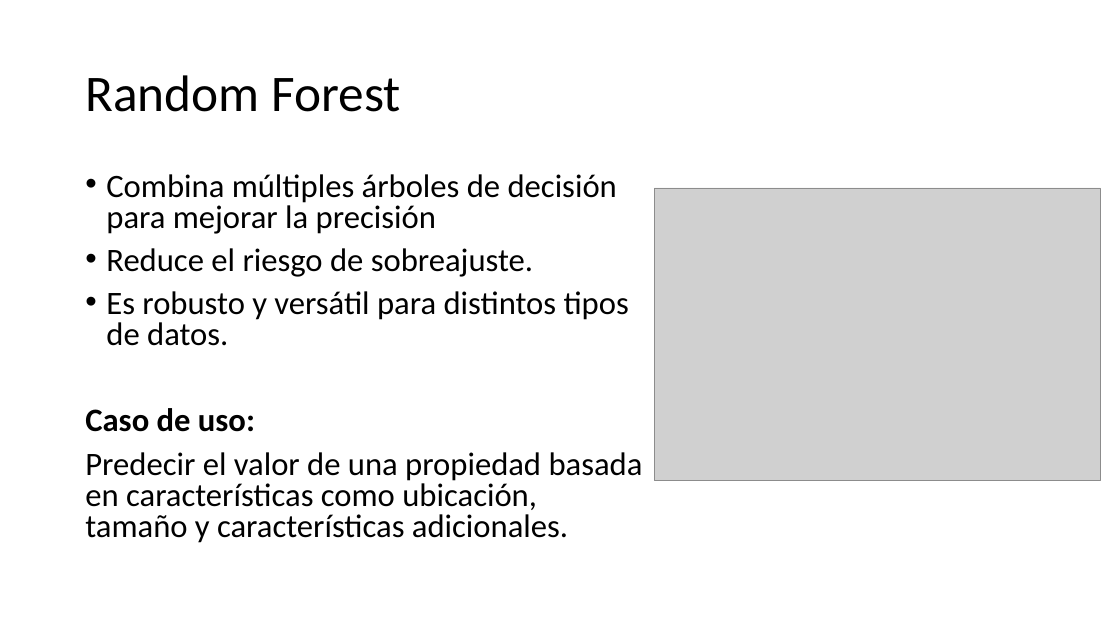
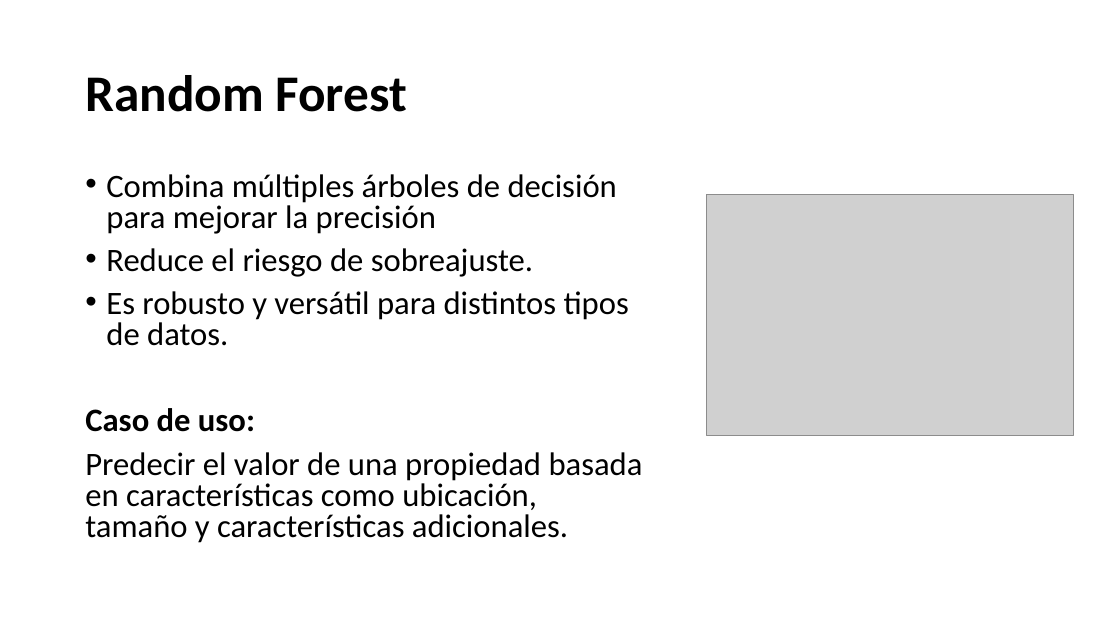
Before and after one commit to 26-jorge-01/ML-Basics, a slide deck: slide 28 of 2. Clasificacion_y_regresion/2-3. Regresion Clasificación, y Metricas.pptx. Drawn at 1120x630 pixels with LibreOffice and Linux fonts; fonts in the diff are those of the drawing; grey boxes stand for pictures. Boxes give left, top, right and bottom in pixels: in the first picture for what was removed or moved away, otherwise in the second. Text is boxed around its words. In the diff, an @@ line names an element or a change of style, - is before the commit and + after.

```diff
--- a/2. Clasificacion_y_regresion/2-3. Regresion Clasificación, y Metricas.pptx
+++ b/2. Clasificacion_y_regresion/2-3. Regresion Clasificación, y Metricas.pptx
@@ title "Random Forest" at (x1=85, y1=75, x2=407, y2=112): bold on @@
@@ picture resized from (x1=655, y1=188, x2=1101, y2=481) to (x1=707, y1=194, x2=1074, y2=435) @@
```
Also in this commit, not shown: 27 other slides changed, 2 other files.
